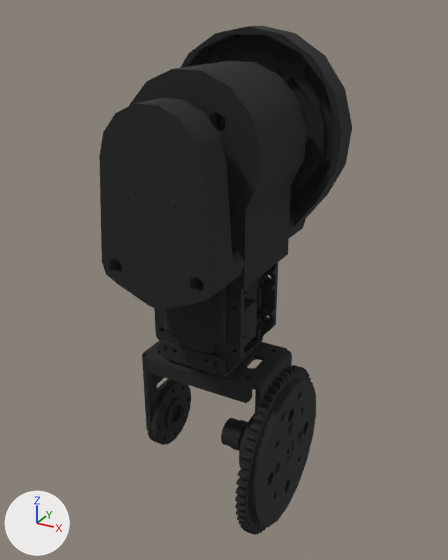
An edit to the COLLADA model meshes/shoulder_yaw.dae, drawn before and after from the same camera.
Camera for both pictures: a 50 mm lens placed at (0.0818, -0.1821, 0.1577), pointed at (-0.0189, 0.0009, 0.0662). Arrows for +X, +Y and +Z are at lower left; the lights stay in place. Vertices at the same position are counted once.

The first picture shows 'ElbowRoll'.
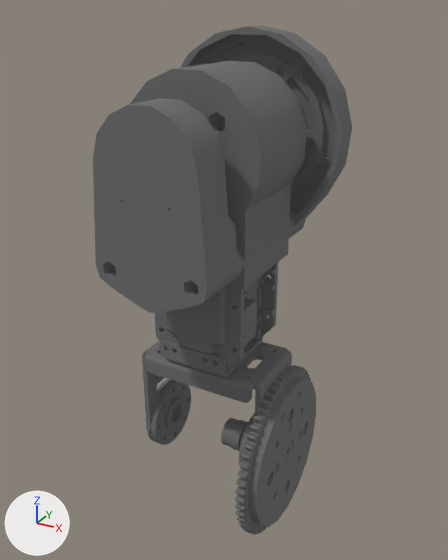
Boxes (x1, y1, x2, y2) around the edits, measured in the pictures (448 x 560 px; the box of a moved part takes in the faces that stretch with it):
'ElbowRoll', recoloured, surface changed, reshaped (black to grey): before (99, 25, 352, 535); after (93, 25, 352, 535)
part 1 of me_cyton_gamma300, moved or reshaped: before (99, 61, 307, 423); after (93, 81, 307, 424)
part 2 of me_cyton_gamma300, moved or reshaped: before (243, 381, 308, 524); after (246, 370, 308, 524)

Edits to the bpy script that builds the scene:
```text
Change mat_mymaterial:
    mat_mymaterial.base_color: (0.01, 0.01, 0.01) -> (0.133, 0.133, 0.133)  # black #191919 -> dark grey #666666
    add mat_mymaterial.emission_strength = 1.0
    add mat_mymaterial.emission_color = (0.01, 0.01, 0.01)  # black #191919
Change me_cyton_gamma300:
    used by ob_elbowroll; location = (0.0, 0.0, 0.0)
    remove me_cyton_gamma300.from_pydata(...)  # 16639 vertices, 33560 faces; spans x -0.057..0.014, y -0.039..0.034, z -0.033..0.152
    add me_cyton_gamma300.from_pydata(...)  # 16372 vertices, 32936 faces; spans x -0.057..0.014, y -0.042..0.034, z -0.033..0.152
    me_cyton_gamma300 part 1: 190 vertices moved from x -0.047..0.003, y -0.039..0.027, z -0.011..0.138 to x -0.047..0.003, y -0.042..0.027, z -0.011..0.139; 523 vertices removed from x -0.047..0.004, y -0.039..0.034, z -0.004..0.141; 355 vertices added at x -0.048..0.002, y -0.042..0.028, z -0.001..0.139
    me_cyton_gamma300 part 2: 81 vertices moved within x -0.004..0.01, y -0.027..0.027, z -0.032..0.032; 260 vertices removed from x -0.012..0.007, y -0.029..0.028, z -0.029..0.029; 161 vertices added at x -0.012..0.01, y -0.029..0.029, z -0.029..0.029
```
